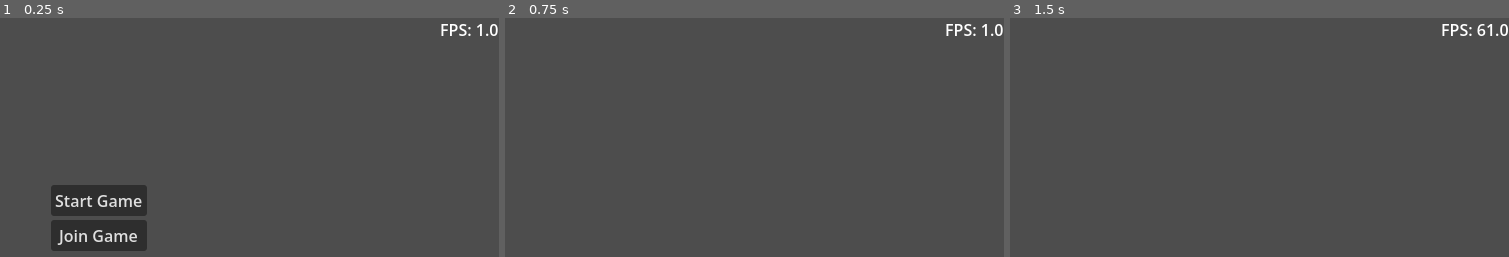
Above: before the commit, frames 1-3 (left to right).
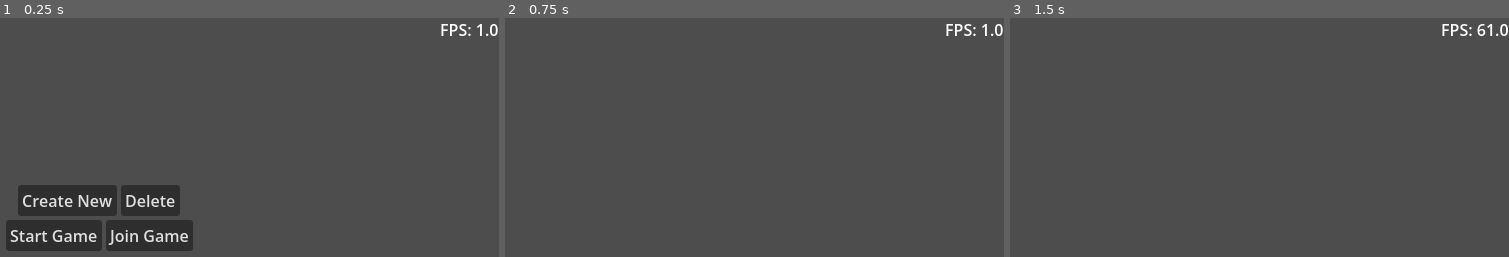
Above: after the commit, the same moments.

Repository: jdspohn/rpg
Game: Godot game, scene res://Scenes/main.tscn
Same seed, same stepped clock (60 frames per second), same inputs: the game is played once before the commit and once after it.
Inputs (mouse positions are in pixels of both pictures, inside the frame that each line leads up to):
- Up to frame 1 (0.25 s): no input
- Up to frame 2 (0.75 s): click "Join Game" at 0.5 s
- Up to frame 3 (1.5 s): move the mouse to (1154, 216) at 1.27 s; hold W (move_forward) from 1.28 s (still down); hold Shift (sprint) from 1.28 s (still down)

The runs differ from the first frame. In frame 1, 5.2% of the frame differs, in the area x 1-39%, y 69-98%; in frame 2, nothing differs; in frame 3, nothing differs.

Commit message:
setup character creation scene

Diff:
--- /dev/null
+++ b/Scenes/Player/character_creation.tscn
@@ -0,0 +1,92 @@
+[gd_scene format=3 uid="uid://ouf7bmgsl2ur"]
+
+[ext_resource type="Script" uid="uid://62ev57vw8r7b" path="res://Scripts/Player/character_creation.gd" id="1_n818t"]
+[ext_resource type="PackedScene" uid="uid://dgccym5mctytx" path="res://Assets/Player/m.glb" id="2_5p1w3"]
+
+[node name="CharacterCreation" type="CharacterBody3D" unique_id=1471139302]
+collision_mask = 2
+script = ExtResource("1_n818t")
+
+[node name="Pivot" type="Node3D" parent="." unique_id=1944823717]
+unique_name_in_owner = true
+
+[node name="m" parent="Pivot" unique_id=698682815 instance=ExtResource("2_5p1w3")]
+
+[node name="CameraPivot" type="Node3D" parent="." unique_id=186739601]
+transform = Transform3D(-1, 0, -8.742278e-08, 0, 1, 0, 8.742278e-08, 0, -1, 0, 1, 0)
+
+[node name="SpringArm3D" type="SpringArm3D" parent="CameraPivot" unique_id=1609711006]
+collision_mask = 2
+spring_length = 2.0
+
+[node name="Camera3D" type="Camera3D" parent="CameraPivot/SpringArm3D" unique_id=99424647]
+
+[node name="DirectionalLight3D" type="DirectionalLight3D" parent="CameraPivot" unique_id=1499469669]
+transform = Transform3D(-4.371139e-08, -0.86602545, 0.49999997, 0, 0.49999997, 0.86602545, -1, 3.7855173e-08, -2.1855692e-08, 0, 0, 0)
+
+[node name="Control" type="Control" parent="." unique_id=1504153686]
+custom_minimum_size = Vector2(300, 75)
+layout_mode = 3
+anchors_preset = 0
+
+[node name="FieldName" type="LineEdit" parent="Control" unique_id=1093510612]
+unique_name_in_owner = true
+custom_minimum_size = Vector2(250, 31)
+layout_direction = 1
+layout_mode = 1
+anchors_preset = 8
+anchor_left = 0.5
+anchor_top = 0.5
+anchor_right = 0.5
+anchor_bottom = 0.5
+offset_left = -125.0
+offset_top = -15.5
+offset_right = 125.0
+offset_bottom = 15.5
+grow_horizontal = 2
+grow_vertical = 2
+placeholder_text = "Enter a character name..."
+max_length = 16
+
+[node name="Control2" type="Control" parent="." unique_id=1286548464]
+custom_minimum_size = Vector2(0, 50)
+layout_mode = 3
+anchors_preset = 12
+anchor_top = 1.0
+anchor_right = 1.0
+anchor_bottom = 1.0
+grow_horizontal = 2
+grow_vertical = 0
+
+[node name="ButtonCreate" type="Button" parent="Control2" unique_id=2071291149]
+unique_name_in_owner = true
+custom_minimum_size = Vector2(100, 0)
+layout_mode = 1
+anchors_preset = 8
+anchor_left = 0.5
+anchor_top = 0.5
+anchor_right = 0.5
+anchor_bottom = 0.5
+offset_left = -30.0
+offset_top = -15.5
+offset_right = 30.0
+offset_bottom = 15.5
+grow_horizontal = 2
+grow_vertical = 2
+text = "Create"
+
+[node name="ButtonBack" type="Button" parent="Control2" unique_id=544399236]
+unique_name_in_owner = true
+layout_mode = 1
+anchors_preset = 6
+anchor_left = 1.0
+anchor_top = 0.5
+anchor_right = 1.0
+anchor_bottom = 0.5
+offset_left = -65.0
+offset_top = -15.5
+offset_right = -20.0
+offset_bottom = 15.5
+grow_horizontal = 0
+grow_vertical = 2
+text = "Back"
--- a/Scenes/UI/main_menu.tscn
+++ b/Scenes/UI/main_menu.tscn
@@ -44,7 +44,6 @@
 
 [node name="CharacterSelect" type="VBoxContainer" parent="." unique_id=629989031]
 unique_name_in_owner = true
-visible = false
 layout_mode = 1
 anchors_preset = 8
 anchor_left = 0.5
@@ -58,28 +57,30 @@
 grow_horizontal = 2
 grow_vertical = 2
 
-[node name="WorldSelect" type="VBoxContainer" parent="." unique_id=1450007390]
+[node name="HBoxContainer" type="HBoxContainer" parent="CharacterSelect" unique_id=597384991]
+layout_mode = 2
+alignment = 1
+
+[node name="ButtonCreateCharacter" type="Button" parent="CharacterSelect/HBoxContainer" unique_id=1428883393]
+layout_mode = 2
+text = "Create New"
+
+[node name="ButtonDeleteCharacter" type="Button" parent="CharacterSelect/HBoxContainer" unique_id=463462009]
+layout_mode = 2
+text = "Delete"
+
+[node name="WorldSelect" type="HBoxContainer" parent="CharacterSelect" unique_id=498577217]
 unique_name_in_owner = true
-layout_mode = 1
-anchors_preset = 8
-anchor_left = 0.5
-anchor_top = 0.5
-anchor_right = 0.5
-anchor_bottom = 0.5
-offset_left = -20.0
-offset_top = -20.0
-offset_right = 20.0
-offset_bottom = 20.0
-grow_horizontal = 2
-grow_vertical = 2
+layout_mode = 2
+alignment = 1
 
-[node name="ButtonStartGame" type="Button" parent="WorldSelect" unique_id=156421202]
+[node name="ButtonStartGame" type="Button" parent="CharacterSelect/WorldSelect" unique_id=156421202]
 unique_name_in_owner = true
 layout_mode = 2
 focus_mode = 0
 text = "Start Game"
 
-[node name="ButtonJoinGame" type="Button" parent="WorldSelect" unique_id=2071819459]
+[node name="ButtonJoinGame" type="Button" parent="CharacterSelect/WorldSelect" unique_id=2071819459]
 unique_name_in_owner = true
 layout_mode = 2
 focus_mode = 0
--- a/Scenes/main.gd
+++ b/Scenes/main.gd
@@ -1,23 +1,32 @@
 extends Node
 
 const MAIN_MENU = preload("uid://bjgp0m1mun3f4")
+const CHARACTER_CREATION = preload("uid://ouf7bmgsl2ur")
 const LOCAL_SERVER = preload("uid://dipv7kbnkyh2k")
 const WORLD = preload("uid://tb8k4ol1femj")
 const PLAYER = preload("uid://dn85my2emfvu8")
 const START_MENU = preload("uid://bemuyjbtmgwmc")
 
 func _ready() -> void:
-	CreateMainMenu()
+	StartMainMenu()
 
-func CreateMainMenu():
+func StartMainMenu():
 	var main_menu = MAIN_MENU.instantiate()
-	main_menu.host_game_pressed.connect(HostGame)
+	main_menu.create_character_pressed.connect(StartCharacterCreation)
+	main_menu.start_game_pressed.connect(StartGame)
 	main_menu.join_game_pressed.connect(JoinGame)
 	add_child(main_menu)
 
-func HostGame():
+func StartCharacterCreation():
+	get_node("MainMenu").queue_free()
+	var character_creation = CHARACTER_CREATION.instantiate()
+	add_child(character_creation)
+
+
+func StartGame():
 	await CreateLocalServer()
 	JoinGame()
+
 
 func JoinGame():
 	## FIXME check for server availability
@@ -25,17 +34,21 @@
 	Input.set_mouse_mode(Input.MOUSE_MODE_CAPTURED)
 	Server.create_client()
 
+
 func CreateLocalServer():
 	var local_server = LOCAL_SERVER.instantiate()
 	add_sibling(local_server)
 
-func CreateWorld():
+
+func LoadWorld():
 	var world = WORLD.instantiate()
 	add_child(world)
 
-func CreatePlayer():
+
+func LoadPlayer():
 	var player = PLAYER.instantiate()
 	add_child(player)
+
 
 func CreateStartMenu():
 	var start_menu = START_MENU.instantiate()
--- a/Scripts/Global/player_data.gd
+++ b/Scripts/Global/player_data.gd
@@ -1,4 +1,7 @@
 extends Node
+
+# Player ID
+var character_name: String
 
 # Player Stats
 var walk_speed: float = 2.0
--- a/Scripts/Global/server.gd
+++ b/Scripts/Global/server.gd
@@ -14,8 +14,8 @@
 	print("Client created")
 
 func _on_connected_to_server():
-	await get_node("/root/Main").CreateWorld()
-	get_node("/root/Main").CreatePlayer()
+	await get_node("/root/Main").LoadWorld()
+	get_node("/root/Main").LoadPlayer()
 	get_node("/root/Main").CreateStartMenu()
 
 func _on_server_disconnected():
--- /dev/null
+++ b/Scripts/Player/character_creation.gd
@@ -0,0 +1,32 @@
+extends CharacterBody3D
+
+@onready var pivot: Node3D = %Pivot
+@onready var field_name: LineEdit = %FieldName
+@onready var button_create: Button = %ButtonCreate
+@onready var button_back: Button = %ButtonBack
+
+var character_name: String
+
+func _ready() -> void:
+	button_create.pressed.connect(_on_create_pressed)
+	button_back.pressed.connect(_on_back_pressed)
+
+
+func _physics_process(_delta: float) -> void:
+	pass
+
+
+func _rotate_character() -> void:
+	pass
+
+
+func _on_create_pressed() -> void:
+	#generate uuid
+	#pass uuid and name to playerdata
+	#playerdata.save()
+	pass
+
+
+func _on_back_pressed() -> void:
+	#FIXME go back to character select
+	get_tree().reload_current_scene()
--- a/Scripts/UI/main_menu.gd
+++ b/Scripts/UI/main_menu.gd
@@ -6,27 +6,32 @@
 @onready var button_quit: Button = %ButtonQuit
 
 @onready var character_select: VBoxContainer = %CharacterSelect
+@onready var button_create_character: Button = $CharacterSelect/HBoxContainer/ButtonCreateCharacter
+@onready var button_delete_character: Button = $CharacterSelect/HBoxContainer/ButtonDeleteCharacter
 
-@onready var world_select: VBoxContainer = %WorldSelect
+
+@onready var world_select: HBoxContainer = %WorldSelect
 @onready var button_start_game: Button = %ButtonStartGame
 @onready var button_join_game: Button = %ButtonJoinGame
 
-signal host_game_pressed(origin: String)
+signal start_game_pressed(origin: String)
 signal join_game_pressed(origin: String)
+signal create_character_pressed(origin: String)
 
 
 func _ready() -> void:
 	button_start.pressed.connect(_on_start_pressed)
 	button_settings.pressed.connect(_on_settings_pressed)
 	button_quit.pressed.connect(_on_quit_pressed)
-	button_start_game.pressed.connect(_on_host_game_pressed)
+	button_create_character.pressed.connect(_on_create_character_pressed)
+	button_start_game.pressed.connect(_on_start_game_pressed)
 	button_join_game.pressed.connect(_on_join_game_pressed)
 	Input.set_mouse_mode(Input.MOUSE_MODE_VISIBLE)
 
 
 func _on_start_pressed() -> void:
 	main_menu_select.hide()
-	world_select.show()
+	character_select.show()
 
 
 func _on_settings_pressed() -> void:
@@ -36,9 +41,14 @@
 func _on_quit_pressed() -> void:
 	get_tree().quit()
 
+func _on_create_character_pressed() -> void:
+	create_character_pressed.emit()
 
-func _on_host_game_pressed() -> void:
-	host_game_pressed.emit()
+func _on_delete_character_pressed() -> void:
+	pass
+
+func _on_start_game_pressed() -> void:
+	start_game_pressed.emit()
 
 
 func _on_join_game_pressed() -> void:
Not shown, added: Scripts/Player/character_creation.gd.uid
